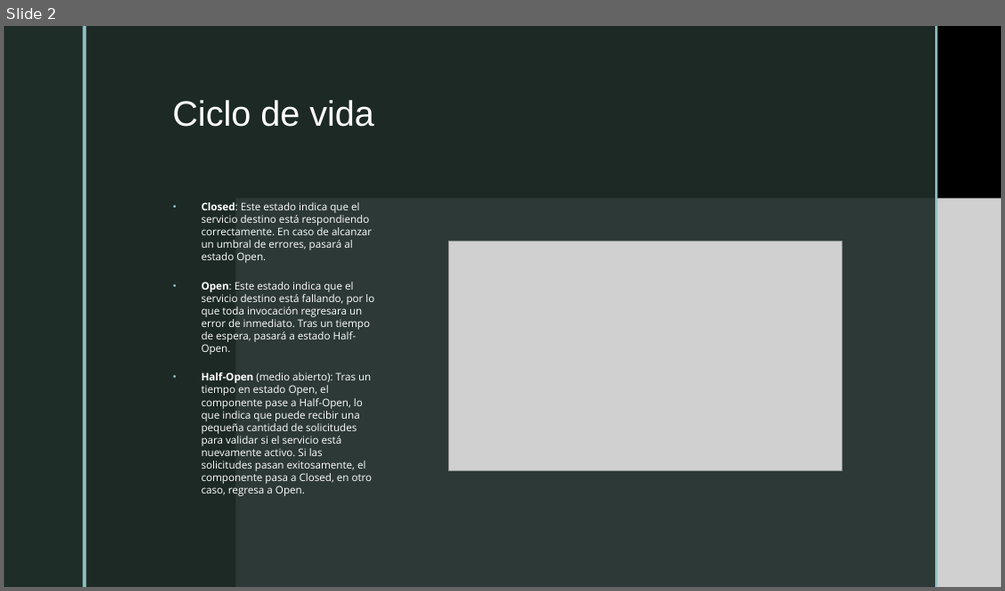
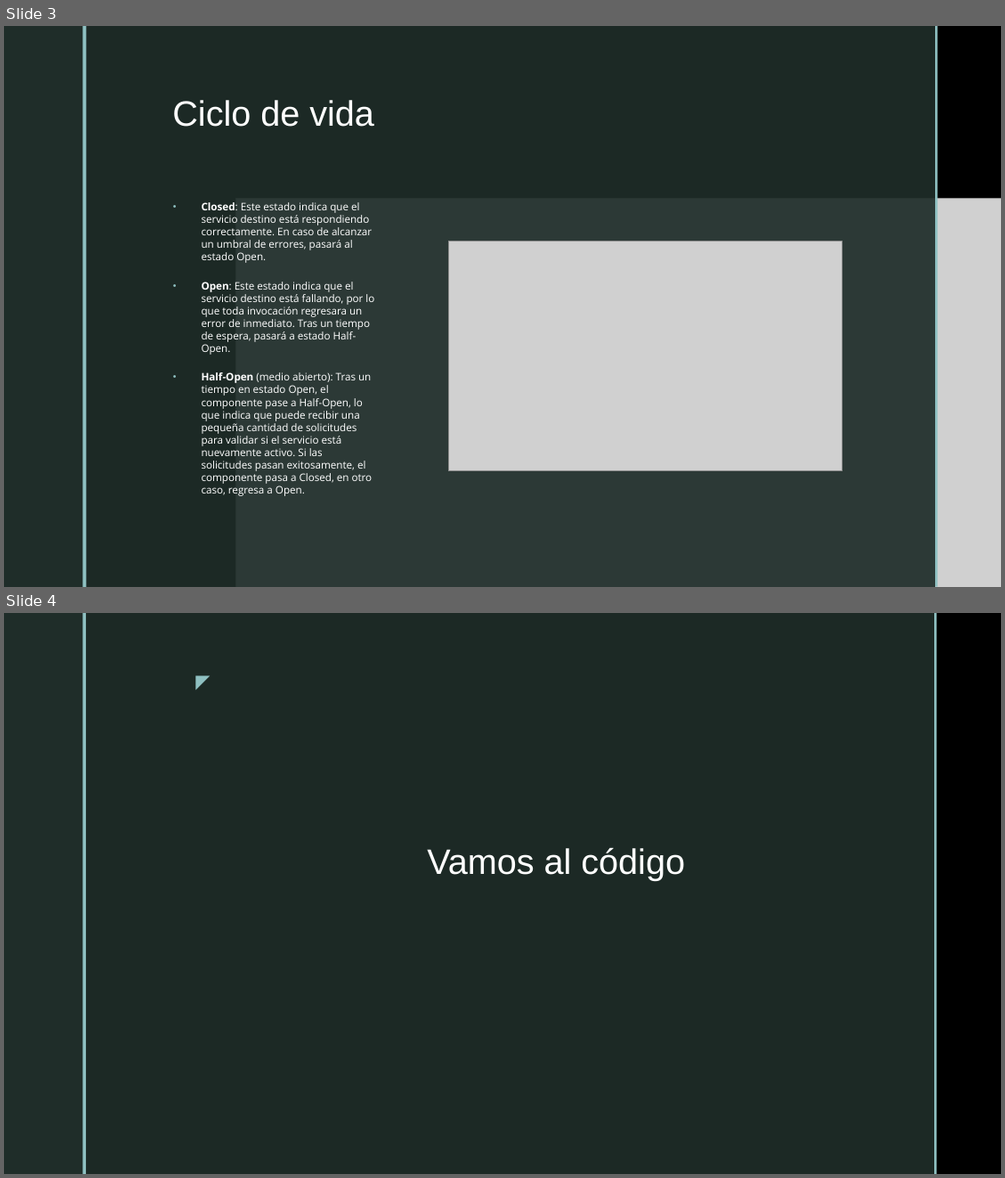
Before and after one commit to lisethjt/CircuitBreaker, a slide deck: Circuit Breaker.pptx. Shown one above the other, each under a label of ours: slide 2 before the commit, slides 3 and 4 after it. The pictures are 1005x591 and 1005x1178 pixels, drawn with LibreOffice and Linux fonts; fonts in the diff are those of the drawing; grey boxes stand for pictures; background and template pictures are left out. Boxes give left, top, right and bottom in pixels: in the first picture for what was removed or moved away, otherwise in the second. Text is boxed around its words. In the diff, an @@ line names an element or a change of style, - is before the commit and + after.

```diff
--- a/Circuit Breaker.pptx
+++ b/Circuit Breaker.pptx
@@ slide 4 added at [4,613,1001,1174], background picture (left out); not listed: 2 template elements that a slide beside it also shows @@
@@ rectangle added at [4,613,82,1174], fill #1F2D29 @@
@@ rectangle added at [82,613,86,1174], fill #8EC0C1 @@
@@ text added at [184,666,217,695], 18 pt, text #8EC0C1 @@
+◤
@@ title added at [427,847,685,880], 34 pt, text #FFFFFF @@
+Vamos al código
@@ what was slide 2 is now slide 3 @@
```
Also in this commit, not shown: 1 other slide added, 1 slide removed.
